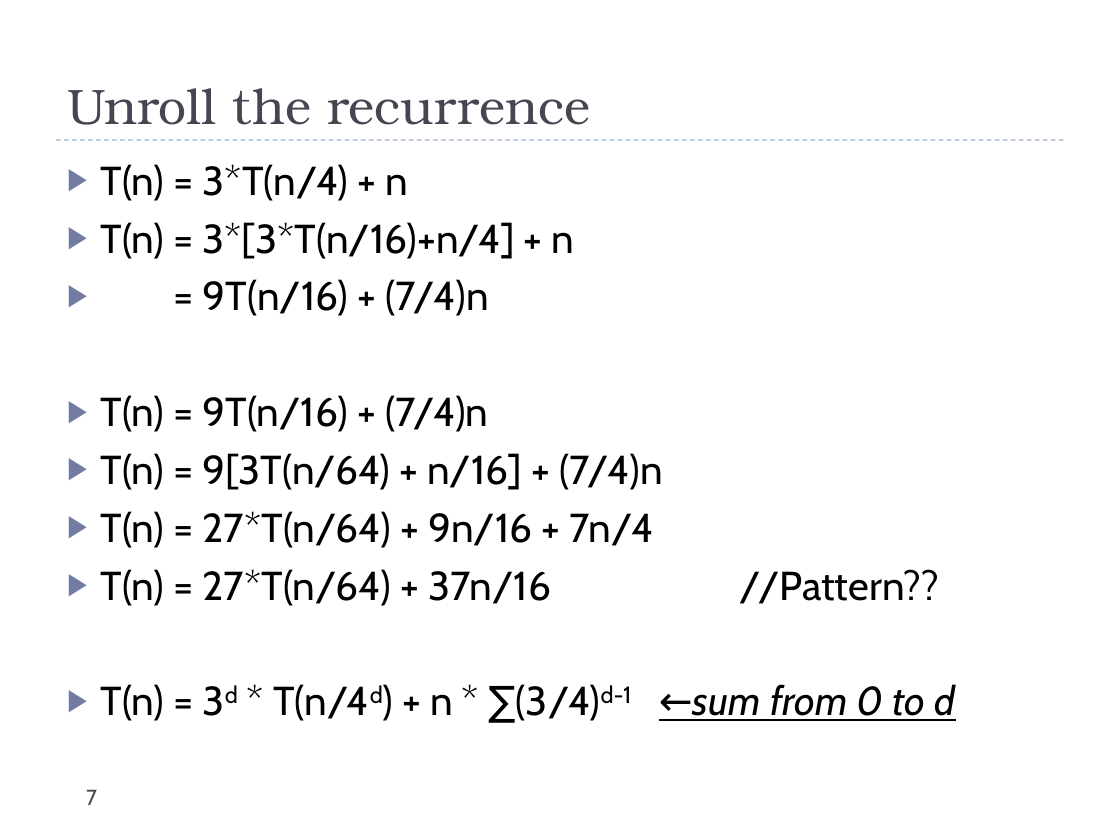
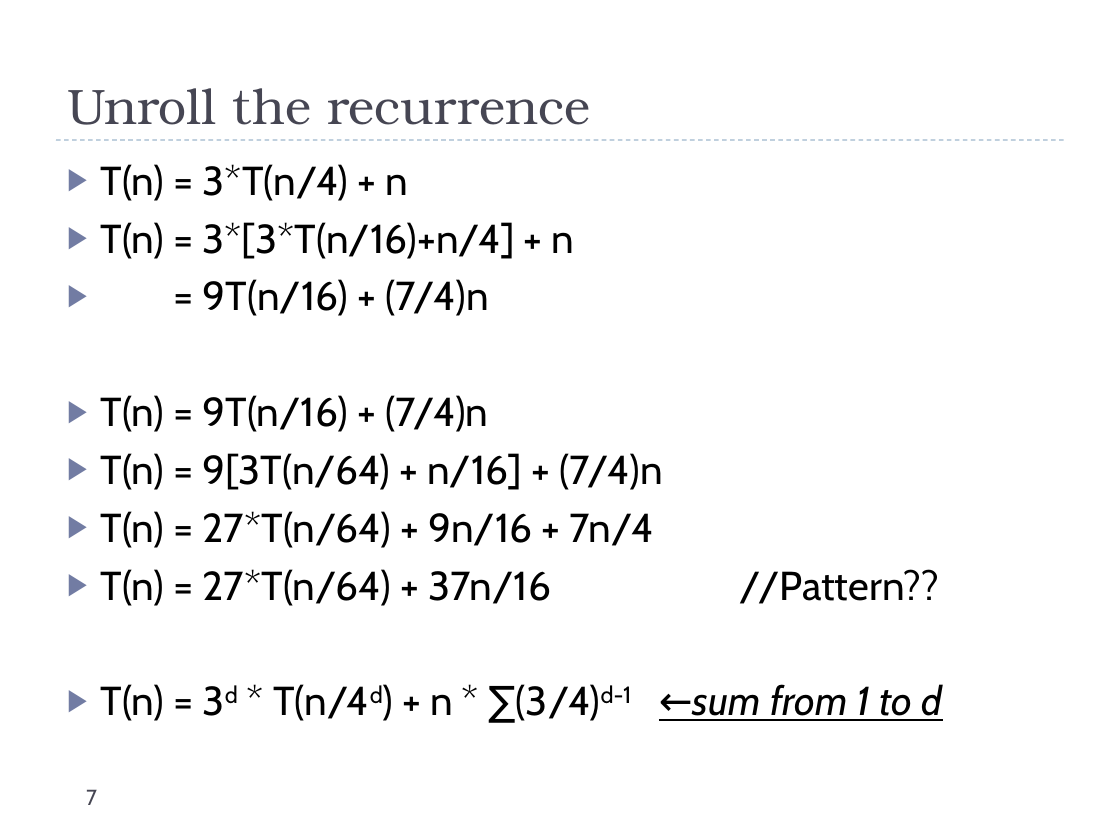
Before and after one commit to uva-cs/cs4102-f21, a slide deck: slide 7 of slides/recurrences.pptx. Drawn at 1120x840 pixels with LibreOffice and Linux fonts; fonts in the diff are those of the drawing. Boxes give left, top, right and bottom in pixels: in the first picture for what was removed or moved away, otherwise in the second. Text is boxed around its words. In the diff, an @@ line names an element or a change of style, - is before the commit and + after.

Commit message:
updates to recurrences

```diff
--- a/slides/recurrences.pptx
+++ b/slides/recurrences.pptx
@@ text at (x1=101, y1=684, x2=943, y2=721): text changed @@
-▶ T(n) = 3d * T(n/4d) + n * ∑(3/4)d-1 ←sum from 0 to d
+▶ T(n) = 3d * T(n/4d) + n * ∑(3/4)d-1 ←sum from 1 to d
```
Also in this commit, not shown: 8 slides added.
